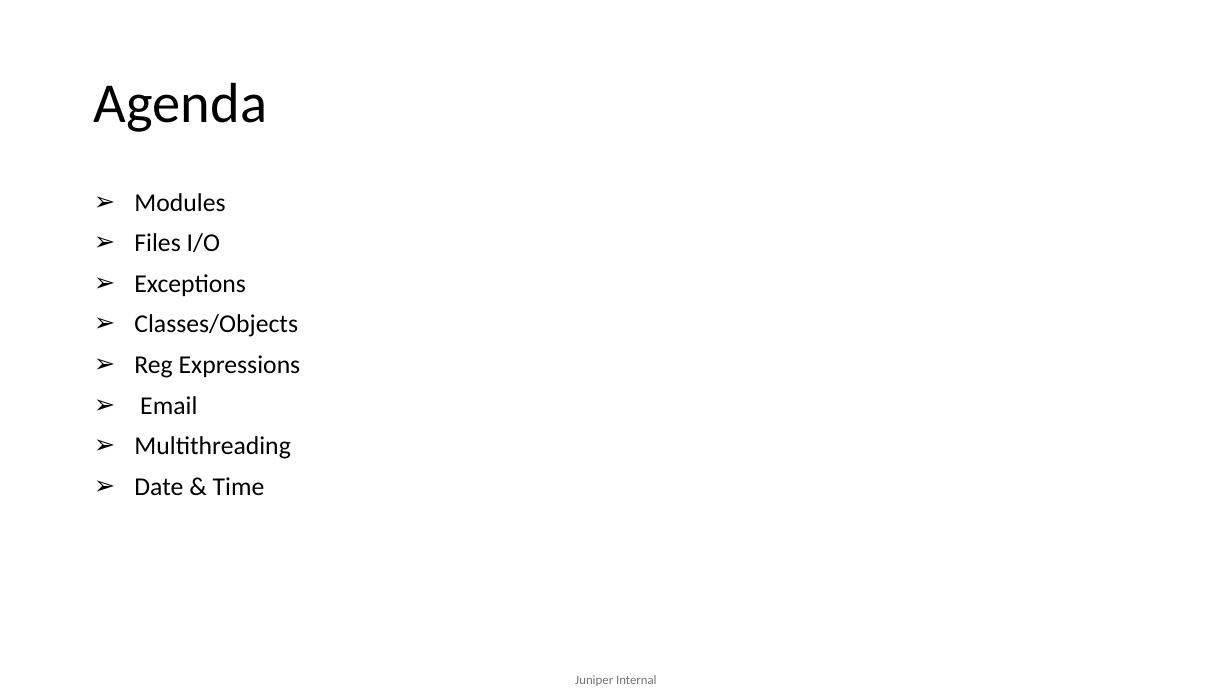
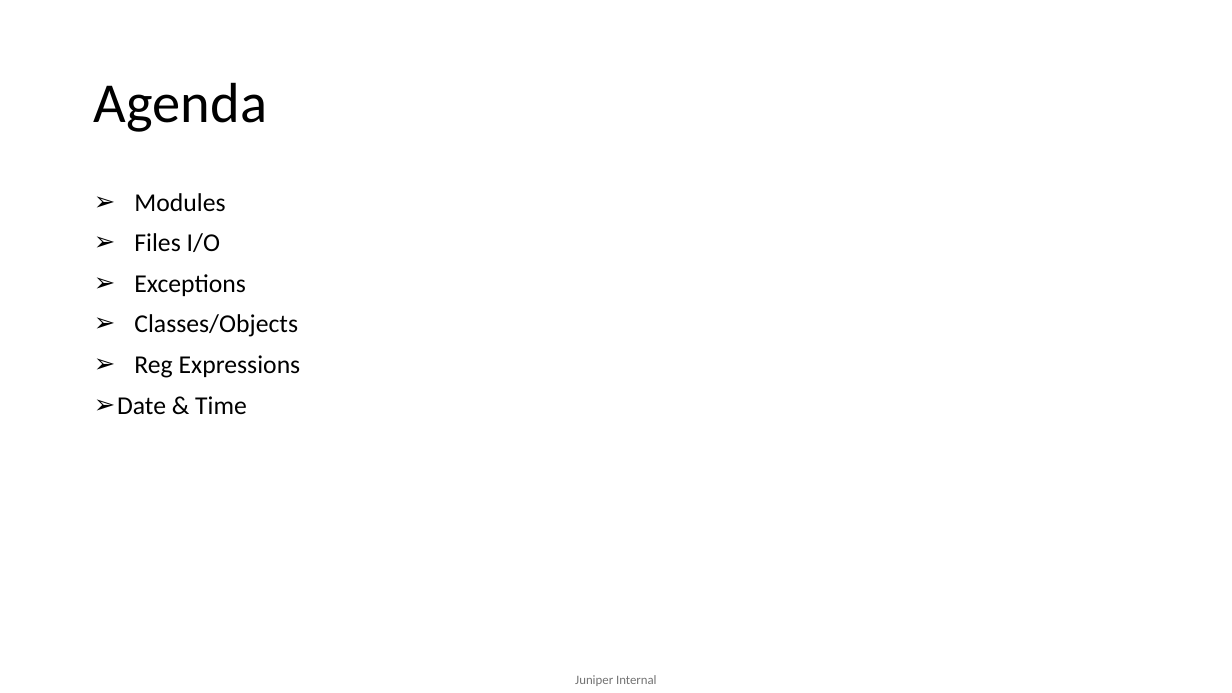
Before and after one commit to mdsathees/python, a slide deck: slide 16 of Python.pptx (slide 14 before the commit). Drawn at 1232x693 pixels with LibreOffice and Linux fonts; fonts in the diff are those of the drawing. Boxes give left, top, right and bottom in pixels: in the first picture for what was removed or moved away, otherwise in the second. Text is boxed around its words. In the diff, an @@ line names an element or a change of style, - is before the commit and + after.

```diff
--- a/Python.pptx
+++ b/Python.pptx
@@ text at bbox=[134, 396, 290, 459]: paragraphs removed @@
-➢ Email
-➢ Multithreading
```
Also in this commit, not shown: 3 other slides changed, 35 slides added, 12 slides removed.
